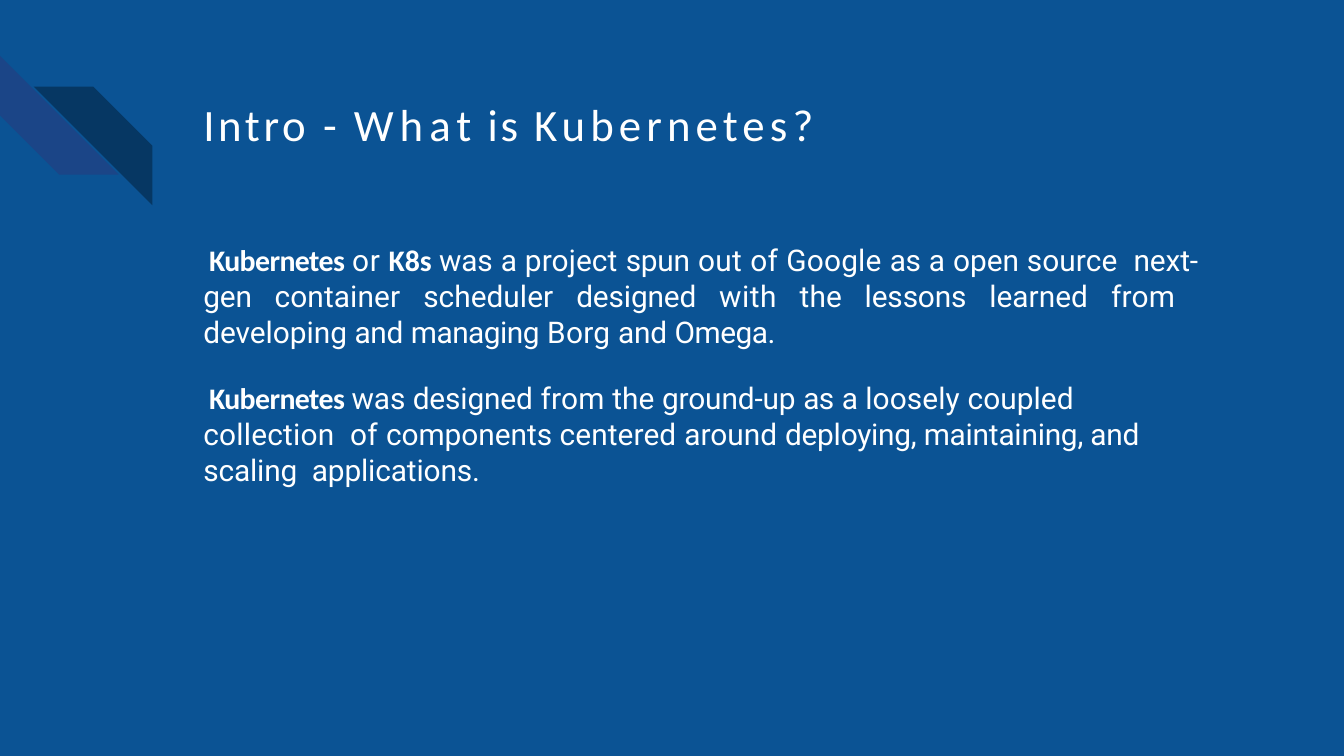
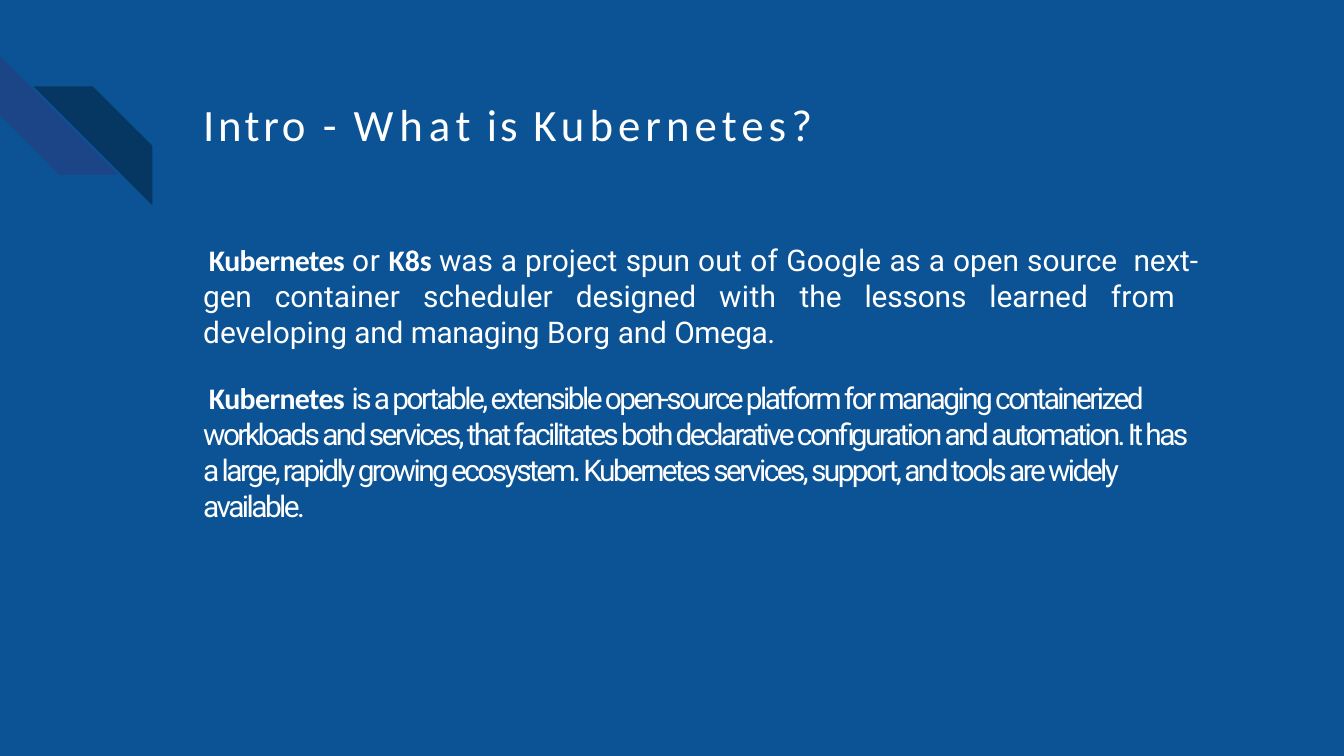
Before and after one commit to dragrom/kubernetes-exemples, a slide deck: slide 4 of presentation/kubernetes-basic concepts.ppt. Drawn at 1344x756 pixels with LibreOffice and Linux fonts; fonts in the diff are those of the drawing; background and template pictures are left out. Boxes give left, top, right and bottom in pixels: in the first picture for what was removed or moved away, otherwise in the second. Text is boxed around its words. In the diff, an @@ line names an element or a change of style, - is before the commit and + after.

```diff
--- a/presentation/kubernetes-basic concepts.ppt
+++ b/presentation/kubernetes-basic concepts.ppt
@@ text "Intro - What is Kubernetes?" at (203, 110, 518, 142): letter spacing 2 to 1.9 pt in "Intro"; letter spacing 2.8 to 2.7 pt in "Kubernetes?" @@
@@ text at (203, 386, 1188, 518): text changed @@
-Kubernetes was designed from the ground-up as a loosely coupled collection of components centered around deploying, maintaining, and scaling applications.
+Kubernetes is a portable, extensible open-source platform for managing containerized workloads and services, that facilitates both declarative configuration and automation. It has a large, rapidly growing ecosystem. Kubernetes services, support, and tools are widely available.
```
Also in this commit, not shown: 43 other slides changed, 4 slides added, 21 slides removed, 7 other files.
